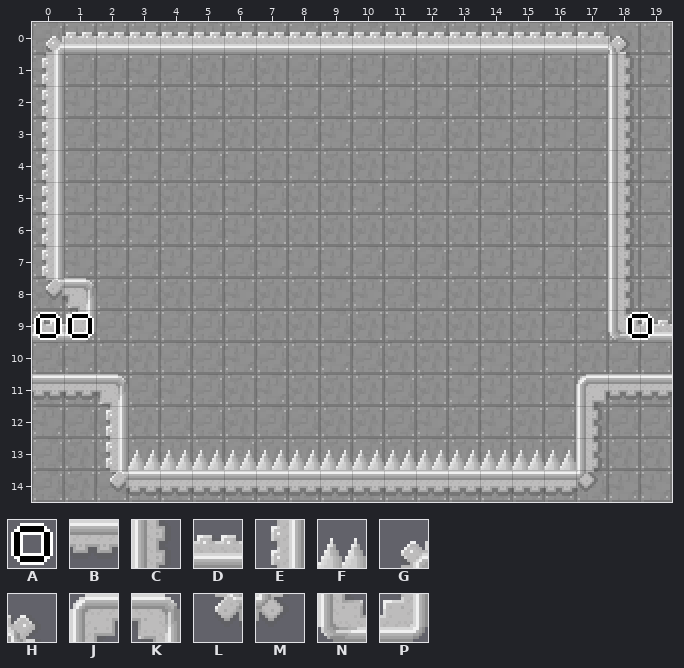
Tiled map (JSON) -- Assets/levels/level3.json. The first picture shows the starting point.
Cells are 16x16 px. Shown: x 0..19, y 0..14.
Key: from "TileSet": A 3, B 10, C 11, D 12, E 13, F 14, G 20, H 21, J 22, K 23, L 30, M 31, N 32, P 33.
_ is an empty cell.
Objects are placed by their top-left corner, in cells (3,4 is the top-left corner of cell 3,4); size is 1x1 cell unless given.
Layers that did not change in this view are not listed.
Layer "main" before, first column x 0:
 0 GDDDDDDDDDDDDDDDDDH_
 1 E_________________C_
 2 E_________________C_
 3 E_________________C_
 4 E_________________C_
 5 E_________________C_
 6 E_________________C_
 7 E_________________C_
 8 LK________________C_
 9 DP________________ND
10 ____________________
11 BBK______________JBB
12 __E______________C__
13 __EFFFFFFFFFFFFFFC__
14 __LBBBBBBBBBBBBBBM__
Objects on layer "objects" before:
A "DoorA" at 0,9
A "DoorB" at 18.5,9
A "Hero" at 1,9
After:
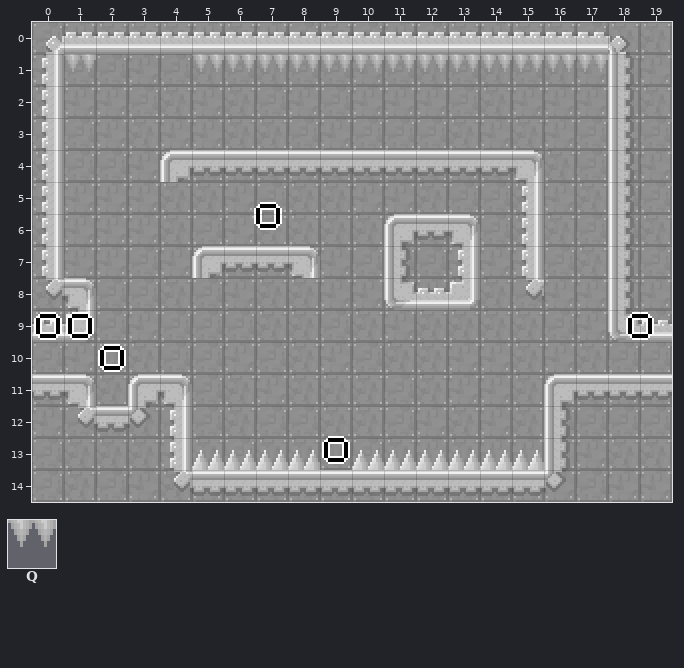
Further tiles: from "TileSet": Q 24.
What changed:
Changed rows in their new state; . is an unchanged cell.
Layer "main":
first column x 1:
 1 Q...QQQQQQQQQQQQQ
 4 ...JBBBBBBBBBBK..
 5 ..............E..
 6 ..........JBK.E..
 7 ....JBBK..C.E.E..
 8 ..........NDP.L..
11 K_JK...........JB
12 LBME...........C_
13 .__E...._......C_
14 .__L...........M_
Layer "objects":
added: A "Crate" at 6.9,5.6
added: A "LaserSpawnerA" at 2,10
added: A "ButtonA" at 9,12.9
Boxes around the changes in both pictures, in picture pixels (x1, y1, x2, y2):
added: (64, 54, 96, 72)
added: (192, 54, 608, 72)
added: (160, 150, 544, 310)
changed: (64, 344, 192, 496)
changed: (544, 374, 608, 496)
changed: (320, 436, 352, 470)
